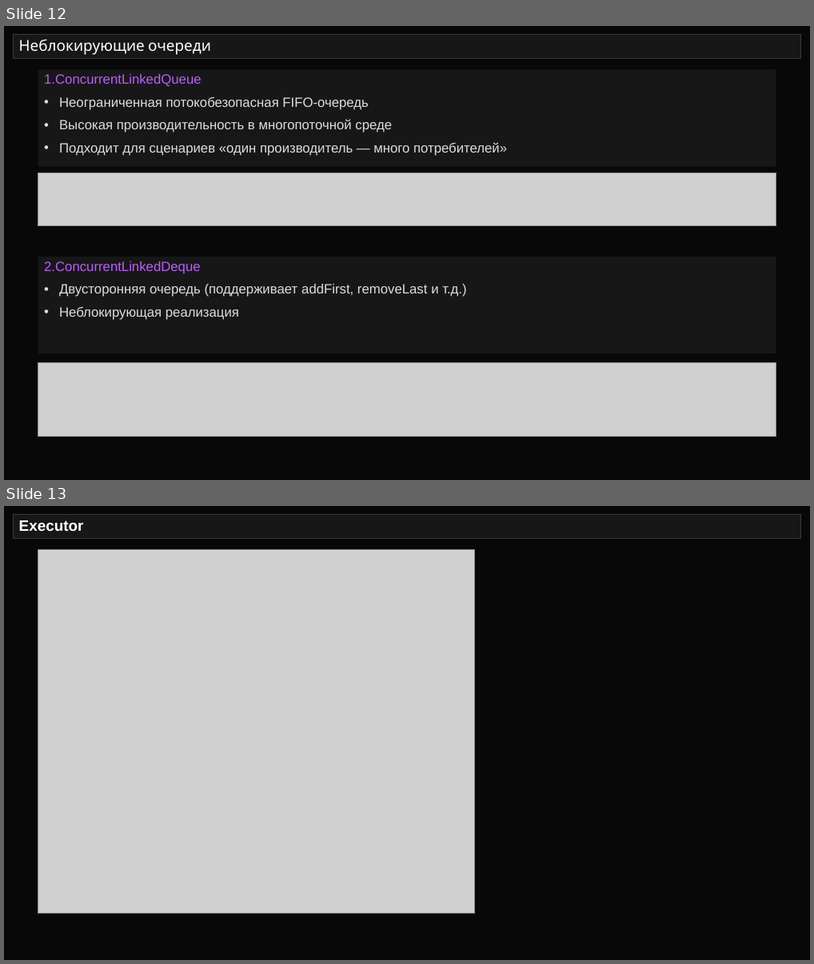
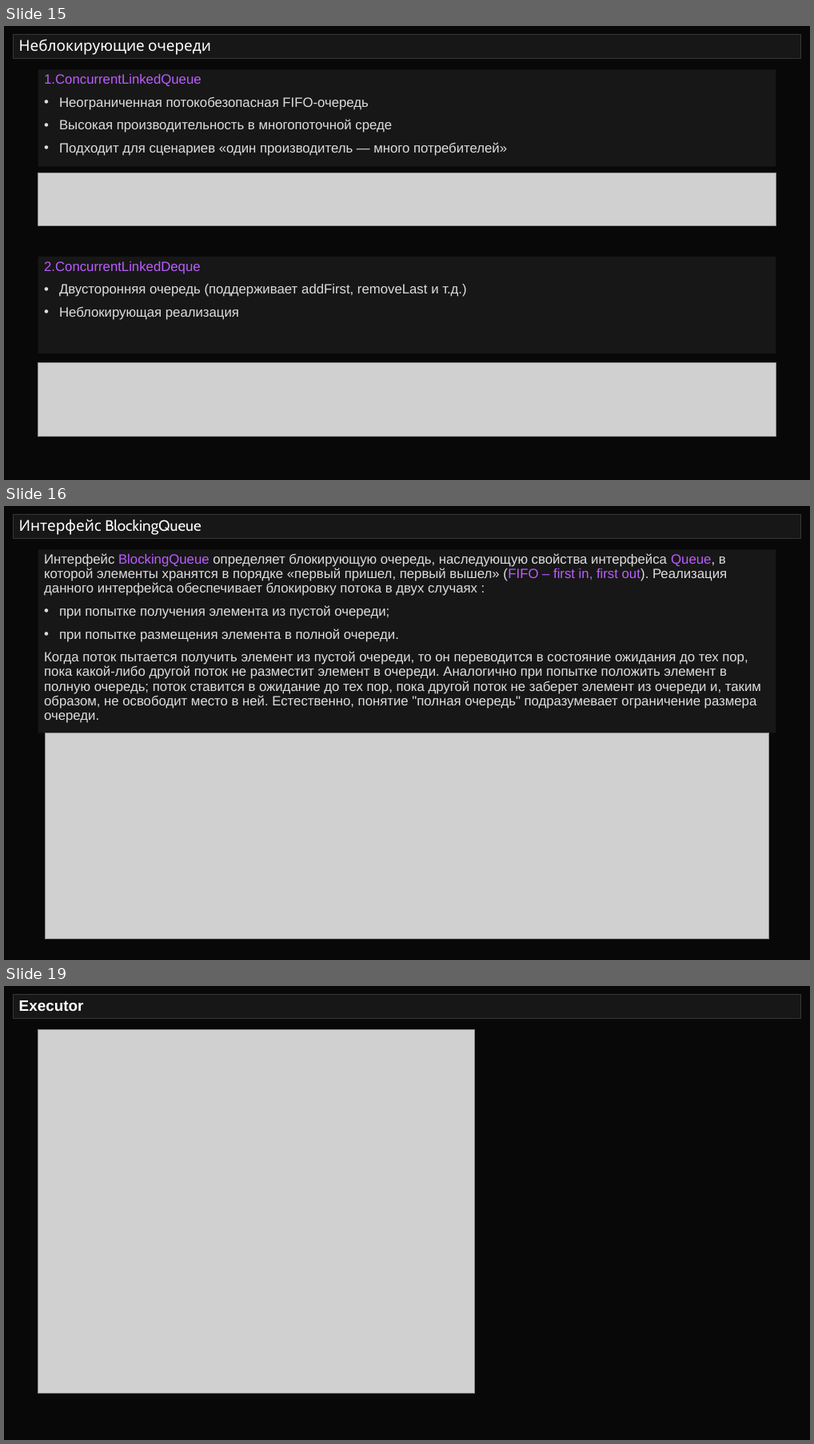
Before and after one commit to semusv/SIB_Concurrent, a slide deck: Concurrent_v1.pptx. Shown one above the other, each under a label of ours: slides 12 and 13 before the commit, slides 15, 16 and 19 after it; the slides between them are not shown. The pictures are 814x964 and 814x1444 pixels, drawn with LibreOffice and Linux fonts; fonts in the diff are those of the drawing; grey boxes stand for pictures. Boxes give left, top, right and bottom in pixels: in the first picture for what was removed or moved away, otherwise in the second. Text is boxed around its words. In the diff, an @@ line names an element or a change of style, - is before the commit and + after.

Commit message:
очереди

```diff
--- a/Concurrent_v1.pptx
+++ b/Concurrent_v1.pptx
@@ slide 16 added at [4,506,810,960], background #080808 @@
@@ title added at [13,515,802,539], fill #171717, outline #373737 0.75 pt, 18 pt, text #FFFFFF @@
+Интерфейс BlockingQueue
@@ rectangle added at [38,549,776,733], fill #171717, 16 pt, text #DDDDDD @@
+Интерфейс BlockingQueue определяет блокирующую очередь, наследующую свойства интерфейса Queue, в которой элементы хранятся в порядке «первый пришел, первый вышел» (FIFO – first in, first out). Реализация данного интерфейса обеспечивает блокировку потока в двух случаях :
+• при попытке получения элемента из пустой очереди;
+• при попытке размещения элемента в полной очереди.
+Когда поток пытается получить элемент из пустой очереди, то он переводится в состояние ожидания до тех пор, пока какой-либо другой поток не разместит элемент в очереди. Аналогично при попытке положить элемент в полную очередь; поток ставится в ожидание до тех пор, пока другой поток не заберет элемент из очереди и, таким образом, не освободит место в ней. Естественно, понятие "полная очередь" подразумевает ограничение размера очереди.
@@ picture added at [45,733,770,939] @@
@@ what was slide 12 is now slide 15 @@
@@ what was slide 13 is now slide 19 @@
```
Also in this commit, not shown: 1 slide changed, 5 other slides added, 8 other files.
